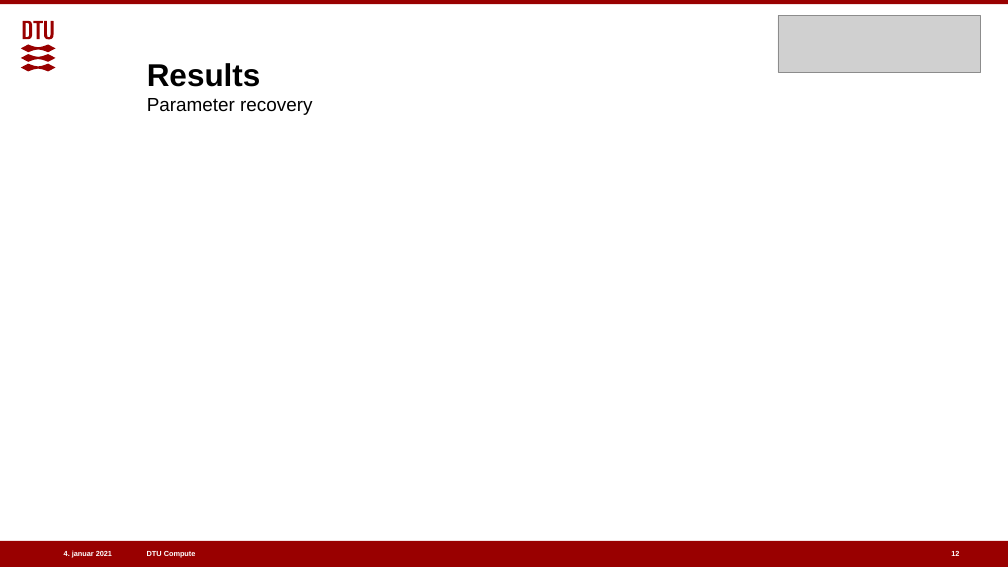
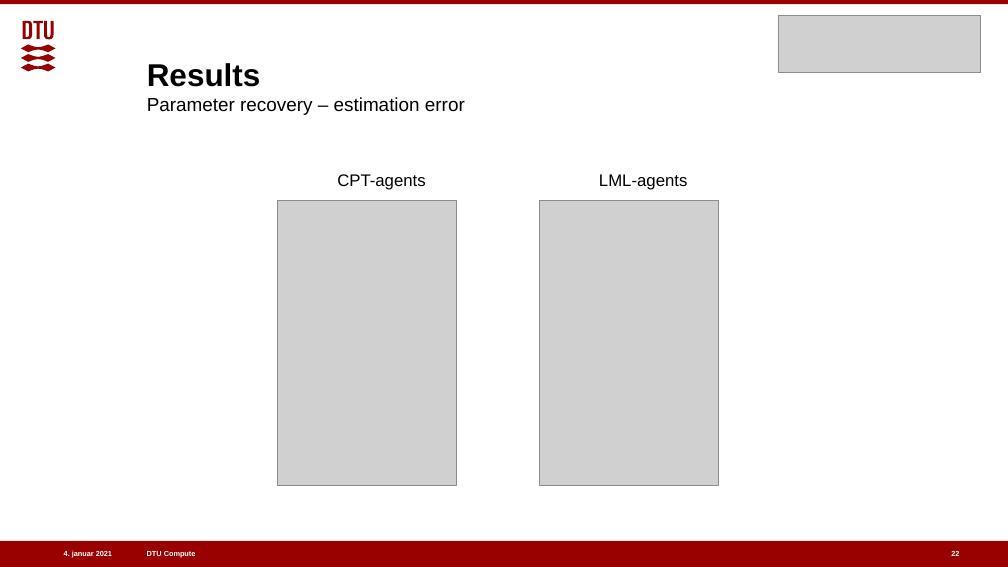
Before and after one commit to benj1003/Comparing-normative-and-descriptive-models-of-probability-weighting, a slide deck: slide 22 of Presentations/Oral defence 07-01-2021.pptx (slide 12 before the commit). Drawn at 1008x567 pixels with LibreOffice and Linux fonts; fonts in the diff are those of the drawing; grey boxes stand for pictures. Boxes give left, top, right and bottom in pixels: in the first picture for what was removed or moved away, otherwise in the second. Text is boxed around its words. In the diff, an @@ line names an element or a change of style, - is before the commit and + after.

```diff
--- a/Presentations/Oral defence 07-01-2021.pptx
+++ b/Presentations/Oral defence 07-01-2021.pptx
@@ title at [147,63,465,115]: text changed @@
-Results
-Parameter recovery
+Results
+Parameter recovery – estimation error
@@ text added at [337,174,425,190], 16 pt, text #000000 @@
+CPT-agents
@@ text added at [599,174,687,190], 16 pt, text #000000 @@
+LML-agents
@@ picture added at [278,200,456,486] @@
@@ picture added at [540,200,718,486] @@
```
Also in this commit, not shown: 5 other slides changed, 16 slides added.
